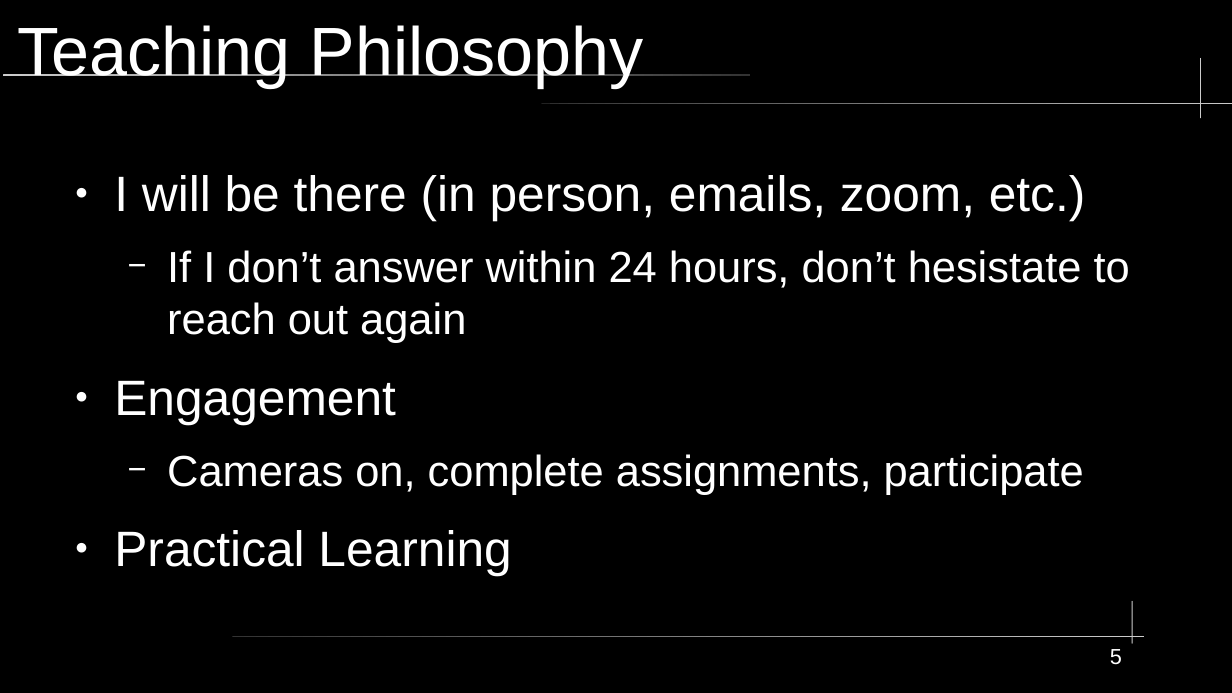
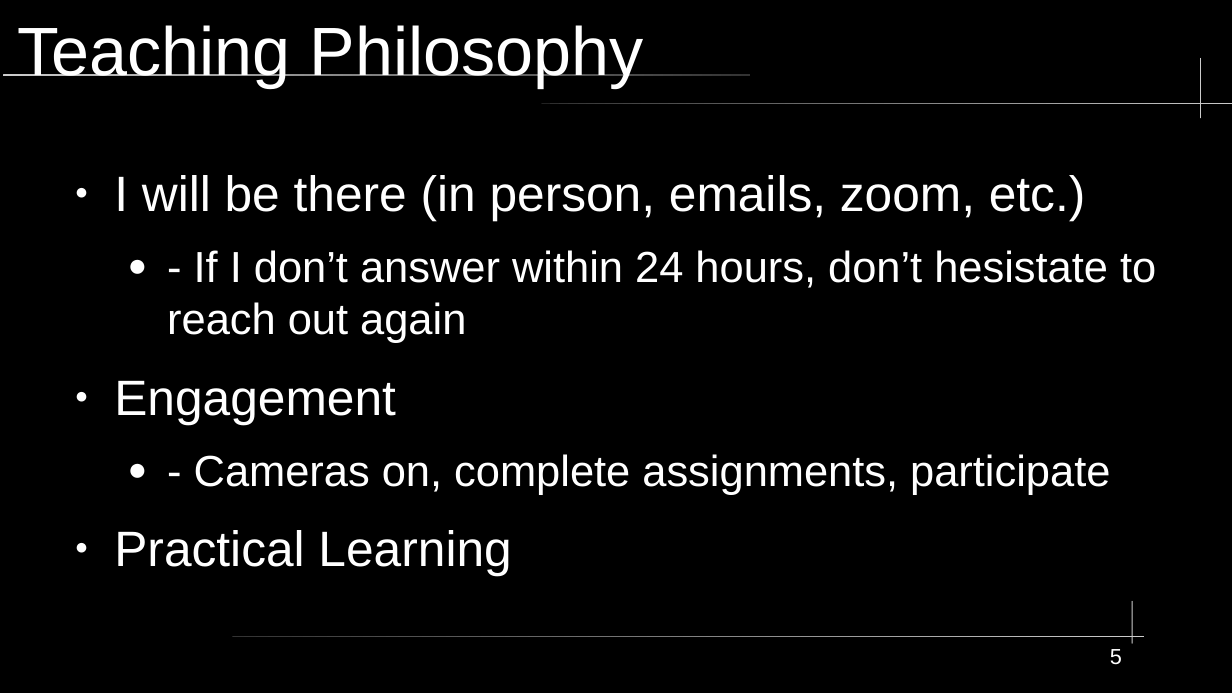
Before and after one commit to xXxSpicyBoiiixXx/COMPSFI-212, a slide deck: slide 5 of Fall2025-Introductions.odp. Drawn at 1232x693 pixels with LibreOffice and Linux fonts; fonts in the diff are those of the drawing. Boxes give left, top, right and bottom in pixels: in the first picture for what was removed or moved away, otherwise in the second. Text is boxed around its words. In the diff, an @@ line names an element or a change of style, - is before the commit and + after.

```diff
--- a/Fall2025-Introductions.odp
+++ b/Fall2025-Introductions.odp
@@ text at <box>167,250,1156,343</box>: text changed @@
-  − If I don’t answer within 24 hours, don’t hesistate to reach out again
+  ● - If I don’t answer within 24 hours, don’t hesistate to reach out again
@@ text at <box>194,454,1110,495</box>: text changed @@
-  − Cameras on, complete assignments, participate
+  ● - Cameras on, complete assignments, participate
```
Also in this commit, not shown: 3 other slides changed, 1 slide added, 1 slide removed, 5 other files.
